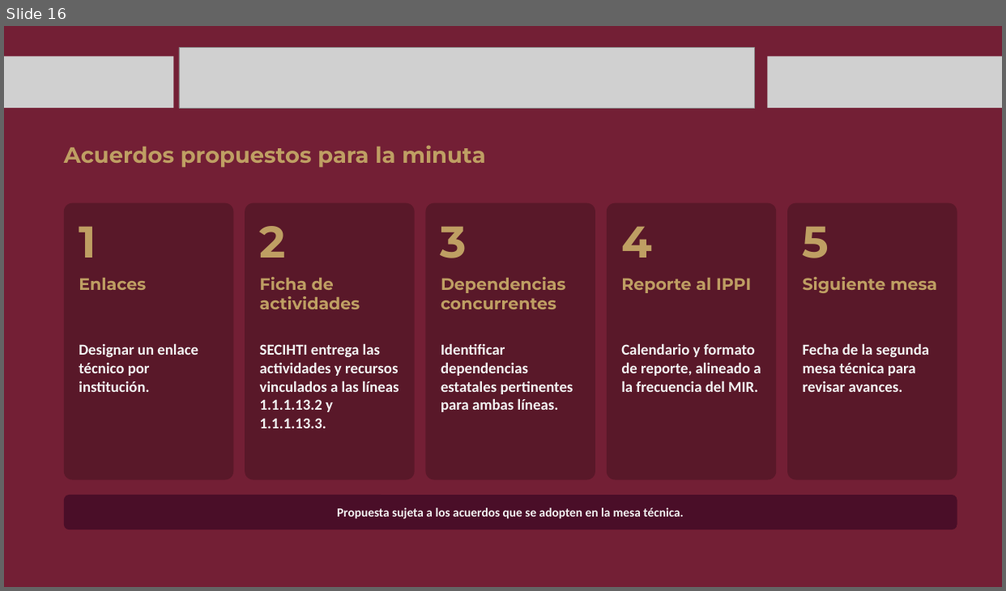
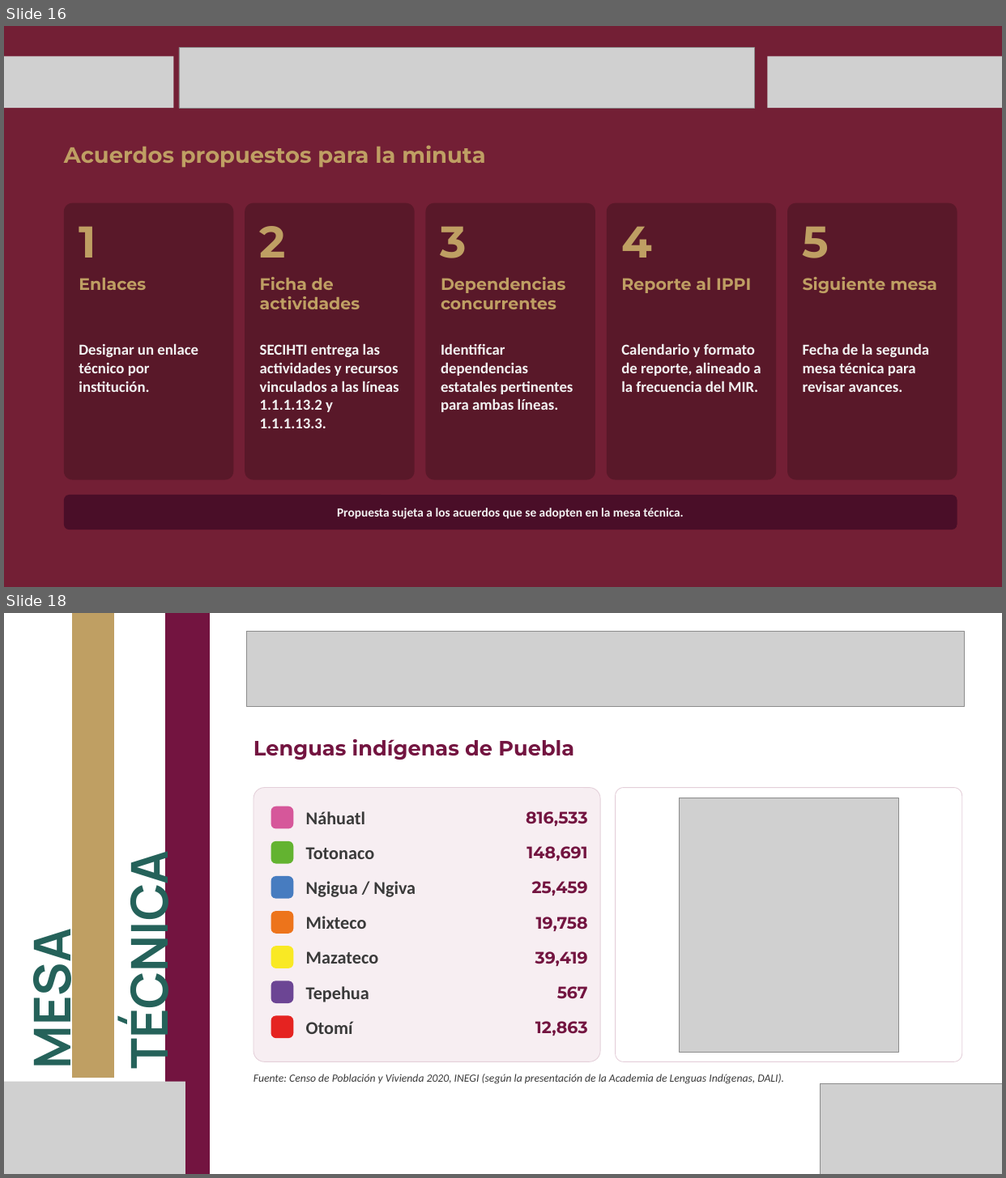
Before and after one commit to MIGUEL-TGH/proyecto-ippi, a slide deck: presupuesto-transversal/2026-11-04 - presentacion-mesa-tecnica-ippi-secihti.pptx. Shown one above the other, each under a label of ours: slide 16 before the commit, slides 16 and 18 after it; the slides between them are not shown. The pictures are 1006x591 and 1006x1178 pixels, drawn with LibreOffice and Linux fonts; fonts in the diff are those of the drawing; grey boxes stand for pictures; background and template pictures are left out. Boxes give left, top, right and bottom in pixels: in the first picture for what was removed or moved away, otherwise in the second. Text is boxed around its words. In the diff, an @@ line names an element or a change of style, - is before the commit and + after.

```diff
--- a/presupuesto-transversal/2026-11-04 - presentacion-mesa-tecnica-ippi-secihti.pptx
+++ b/presupuesto-transversal/2026-11-04 - presentacion-mesa-tecnica-ippi-secihti.pptx
@@ slide 18 added at box(4, 613, 1002, 1174), background picture (left out) @@
@@ freeform shape added at box(72, 613, 115, 1078), fill #BF9F63 @@
@@ freeform shape added at box(165, 613, 210, 1174), fill #731440 @@
@@ picture added at box(246, 632, 964, 706) @@
@@ text added at box(253, 739, 574, 760), 30 pt, text #731440, bold @@
+Lenguas indígenas de Puebla
@@ rounded rectangle added at box(253, 788, 600, 1062), fill #F7EEF2, outline #E4CFD9 1 pt @@
@@ rounded rectangle added at box(271, 807, 293, 829), fill #D6579A @@
@@ rounded rectangle added at box(616, 788, 962, 1062), fill #FFFFFF, outline #E4CFD9 1 pt @@
@@ picture added at box(679, 798, 898, 1052) @@
@@ text added at box(306, 811, 365, 824), 26 pt, text #3A3A3A, bold @@
+Náhuatl
@@ text added at box(526, 811, 588, 826), 24 pt, text #731440, bold @@
+816,533
@@ rounded rectangle added at box(271, 841, 293, 864), fill #63B330 @@
@@ text added at box(306, 847, 375, 859), 26 pt, text #3A3A3A, bold @@
+Totonaco
@@ text added at box(526, 846, 587, 861), 24 pt, text #731440, bold @@
+148,691
@@ text added at box(113, 872, 183, 1063), 73.3 pt, text #25625A, bold @@
+TÉCNICA
@@ rounded rectangle added at box(271, 876, 293, 899), fill #477CC0 @@
@@ text added at box(306, 881, 415, 897), 26 pt, text #3A3A3A, bold @@
+Ngigua / Ngiva
@@ text added at box(532, 881, 588, 896), 24 pt, text #731440, bold @@
+25,459
@@ rounded rectangle added at box(271, 911, 293, 933), fill #ED741B @@
@@ text added at box(306, 916, 367, 929), 26 pt, text #3A3A3A, bold @@
+Mixteco
@@ text added at box(536, 917, 588, 931), 24 pt, text #731440, bold @@
+19,758
@@ text added at box(16, 943, 86, 1065), 73.3 pt, text #25625A, bold @@
+MESA
@@ rounded rectangle added at box(271, 946, 293, 969), fill #F9E924 @@
@@ text added at box(306, 952, 379, 964), 26 pt, text #3A3A3A, bold @@
+Mazateco
@@ text added at box(535, 952, 588, 966), 24 pt, text #731440, bold @@
+39,419
@@ rounded rectangle added at box(271, 982, 293, 1003), fill #6C4594 @@
@@ text added at box(306, 986, 369, 1003), 26 pt, text #3A3A3A, bold @@
+Tepehua
@@ text added at box(557, 986, 588, 999), 24 pt, text #731440, bold @@
+567
@@ rounded rectangle added at box(271, 1016, 293, 1038), fill #E52321 @@
@@ text added at box(306, 1021, 353, 1034), 26 pt, text #3A3A3A, bold @@
+Otomí
@@ text added at box(535, 1021, 588, 1036), 24 pt, text #731440, bold @@
+12,863
@@ text added at box(253, 1074, 784, 1084), 16 pt, text #3A3A3A, italic @@
+Fuente: Censo de Población y Vivienda 2020, INEGI (según la presentación de la Academia de Lenguas Indígenas, DALI).
@@ picture added at box(4, 1081, 185, 1174) @@
@@ picture added at box(820, 1084, 1002, 1174) @@
```
Also in this commit, not shown: 7 other slides added, 3 other files.
